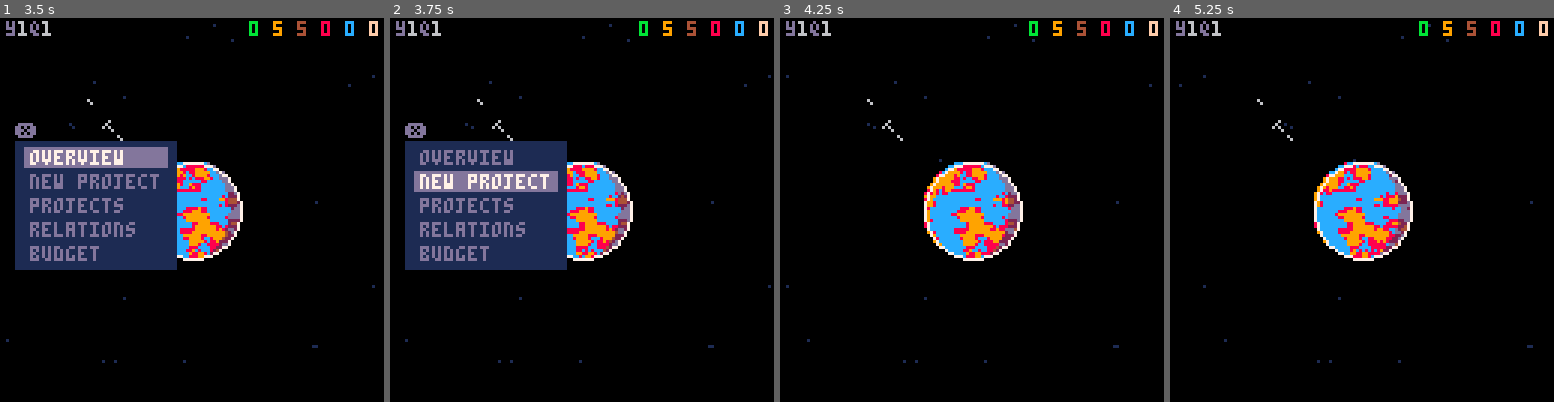
Above: before the commit, frames 1-4 (left to right).
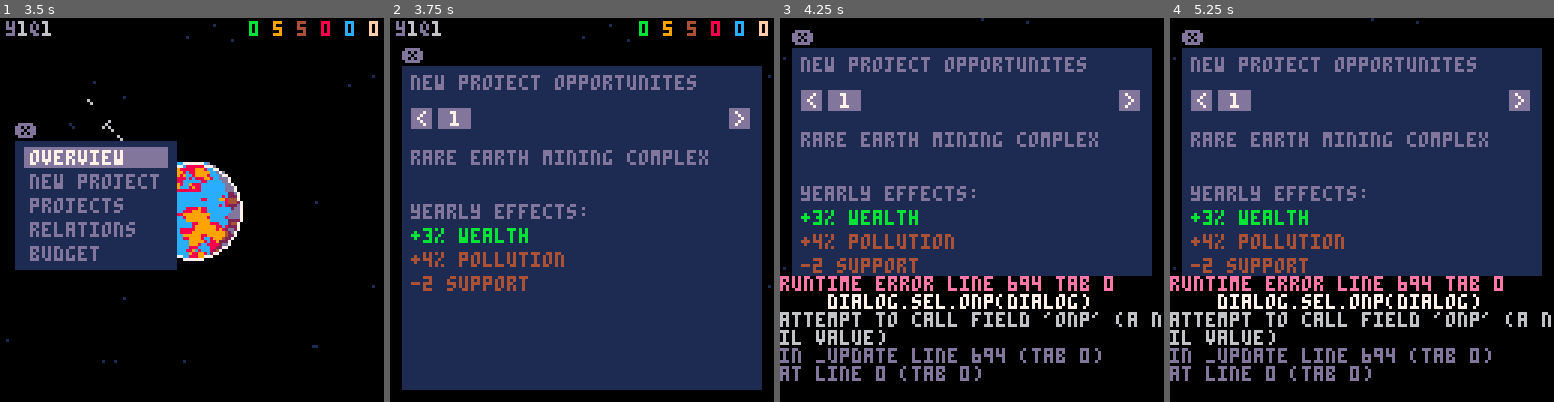
Above: after the commit, the same moments.

Repository: ironchestgames/pico-8-carts
Game: PICO-8 cartridge planetgov.p8
The game is run twice, just before and just after one commit, with the same random seed, the same clock (stepped at 60 frames per second) and the same inputs.
Inputs:
- Up to frame 1 (3.5 s): tap X (X key) at 0.33, 1.07, 1.85, 2.97 s; tap O (Z key) at 0.7, 1.7, 2.1, 2.5, 2.9, 3.3 s; hold Right 1.6-2.1 s; hold Up 2.15-2.42 s; hold Right 2.47-3.03 s; hold Left from 3.08 s (still down)
- Up to frame 2 (3.75 s): release Left at 3.58 s; hold Down from 3.63 s (still down); tap O (Z key) at 3.7 s
- Up to frame 3 (4.25 s): release Down at 3.97 s; hold Right from 4.02 s (still down); tap X (X key) at 4.08 s; tap O (Z key) at 4.1 s
- Up to frame 4 (5.25 s): tap O (Z key) at 4.5, 4.9 s; release Right at 4.68 s; hold Up 4.73-5.03 s; hold Left from 5.08 s (still down); tap X (X key) at 5.2 s

Frame 1 is identical in both runs. In frame 2, 71% of the frame differs, in the area x 3-97%, y 7-97%; in frame 3, 63%; in frame 4, 63%.
Error after the commit: runtime error line 694 tab 0; dialog.sel.onp(dialog); attempt to call field 'onp' (a nil value)

Commit message:
planetgov - add projects and opportunities, projects dialog and new project dialog

Diff:
--- a/planetgov.p8
+++ b/planetgov.p8
@@ -206,6 +206,7 @@
  mapheight=discsize
  mapheight_h=mapheight/2
  mapheight_2=mapheight*2
+ mapx=64-mapheight_2/2
 
  tyear=mapheight_2/rotationspeed
 
@@ -370,6 +371,30 @@
  }
 }
 
+opportunites={
+ {
+  name='rare earth mining complex',
+  effects={
+   {t='wealth',v=0.03,text='^b+3% wealth'},
+   {t='pollution',v=0.04,text='^4+4% pollution'},
+   {t='sup_pollution',v=-2,text='^4-2 support'},
+  },
+ },
+}
+
+projects={
+ {
+  [1]=10, -- todo: add place hq dialog
+  [2]=10,
+  name='rare earth mining complex',
+  effects={
+   {t='wealth',v=0.03,text='^b+3% wealth'},
+   {t='pollution',v=0.04,text='^4+4% pollution'},
+   {t='sup_pollution',v=-2,text='^4-2 support'},
+  },
+ },
+}
+
 armadas={}
 
 shipsprites={
@@ -429,17 +454,63 @@
  rectfill(_xoff+19,_yoff,_xoff+20+16*_rightism,_yoff+4,12)
 end
 
+function draweffect(_e,_y)
+ printc(_e.text,4+3,_y)
+ -- local _prefix=sub(_o,1,3)
+ -- if _prefix != 'sup' then
+ --  drawbar(_xoff,_yoff,11,_o.v)
+ -- end
+end
+
+function drawmenu(_dialog)
+ for _i in all(_dialog.selitems) do
+   local _c=13
+   local _y=_dialog.r[4]-(#_dialog.selitems-_i[2]+1)*8+1
+   if _dialog.sel==_i then
+    rectfill(_dialog.r[1]+3,_y-1,_dialog.r[3]-3,_y+5,_c)
+    _c=7
+   end
+   print(_i[3],10+_i[1],_y,_c)
+
+
+   -- debug draw
+   -- pset(_i[2],_i[3],12)
+
+   -- local h=64
+   -- local _a=0.05
+   -- line(_i[2],_i[3],_i[2]+cos(_a)*h,_i[3]-sin(_a)*h,11)
+   -- _a=0.45
+   -- line(_i[2],_i[3],_i[2]+cos(_a)*h,_i[3]-sin(_a)*h,11)
+
+   -- _a=0.55
+   -- line(_i[2],_i[3],_i[2]+cos(_a)*h,_i[3]-sin(_a)*h,10)
+   -- _a=0.95
+   -- line(_i[2],_i[3],_i[2]+cos(_a)*h,_i[3]-sin(_a)*h,10)
+  end
+end
+
 dialogs={
  planet={
   name='planet',
   selitems={
    {0,1,'overview', onp=function() setdialog('overview') end},
-   {0,2,'new project', onp=function() debug('new project') end},
-   {0,3,'projects', onp=function() debug('projects') end},
+   {0,2,'new project', onp=function()
+    local _t={}
+    for _i=1,#opportunites do
+     add(_t,{_i,0})
+    end
+    dialogs['new project'].selitems=_t
+    setdialog('new project')
+   end},
+   {0,3,'projects', onp=function()
+    dialogs['projects'].selitems=projects
+    setdialog('projects')
+   end},
    {0,4,'relations', onp=function() debug('relations') end},
    {0,5,'budget', onp=function() debug('budget') end},
   },
   r={5,41,58,83},
+  draw=drawmenu,
  },
  overview={
   name='overview',
@@ -502,7 +573,7 @@
 
    _yoff+=5+3
    print('military',_x1off,_yoff,13)
-   -- draw military icons
+   -- todo: draw military icons
   end,
  },
  ambassador={
@@ -516,25 +587,97 @@
     end},
    {0,2,'refuse',onp=function() debug('refuse') end},
   },
+  r={4,22,123,118},
+  draw=function(_dialog)
+   local _yoff=3+_dialog.r[2]
+   print(_dialog.obj.text,4+3,_yoff,13)
+
+   _yoff+=23+7
+   for _i=1,#_dialog.obj.effects do
+    local _e=_dialog.obj.effects[_i]
+    draweffect(_e,_yoff)
+    _yoff+=5+3
+   end
+
+   drawmenu(_dialog)
+  end,
+ },
+ ['new project']={
+  name='new project',
+  -- note: selitems in menu onp
   r={4,16,123,123},
   draw=function(_dialog)
    local _yoff=3+_dialog.r[2]
-   print(_dialog.obj.text,4+3,_yoff,13)
-
-   _yoff+=23+7
-   for _i=1,#_dialog.obj.effects do
-    local _e=_dialog.obj.effects[_i]
-    printc(_e.text,4+3,_yoff)
-    -- local _prefix=sub(_e,1,3)
-    -- if _prefix != 'sup' then
-    --  drawbar(_xoff,_yoff,11,_e.v)
-    -- end
+   print('new project opportunites',4+3,_yoff,13)
+
+   _yoff+=11
+   spr(240,7,_yoff)
+   spr(241,113,_yoff)
+
+   local _xoff=20
+   _yoff+=1
+   for _i=1,#opportunites do
+    local _x=_xoff+(_i-1)*12
+    print(_i,_x,_yoff,13)
+    if _dialog.sel[1] == _i then
+     rectfill(_x-4,_yoff-1,_x+6,_yoff+5,13)
+     print(_i,_x,_yoff,7)
+    end
+   end
+
+   _yoff+=5+8
+   local _o=opportunites[_dialog.sel[1]]
+   print(_o.name,4+3,_yoff,13)
+
+   _yoff+=18
+   print('yearly effects:',4+3,_yoff,13)
+
+   _yoff+=5+3
+   for _i=1,#_o.effects do
+    local _e=_o.effects[_i]
+    draweffect(_e,_yoff)
+    -- todo: draw extremism
 
     _yoff+=5+3
    end
 
   end,
- }
+ },
+ projects={
+  name='projects',
+  r={4,16,123,126},
+  draw=function(_dialog)
+   local _yoff=3+_dialog.r[2]
+   print('implemented projects',25,_yoff,13)
+
+   _yoff+=3+5+1
+   rect(mapx-1,_yoff-1,mapx+mapheight_2,mapheight+_yoff,0)
+   sspr(0,0,mapheight_2,mapheight,mapx,_yoff)
+
+   for _p in all(_dialog.selitems) do
+    pset(mapx+_p[1],_yoff+_p[2],5)
+   end
+
+   pset(mapx+_dialog.sel[1],_yoff-1,7)
+   pset(mapx-1,_yoff+_dialog.sel[2],7)
+   if t % 8 > 4 then
+    pset(mapx+_dialog.sel[1],_yoff+_dialog.sel[2],7)
+   end
+
+   _yoff+=mapheight+4
+   print(_dialog.sel.name,4+3,_yoff,13)
+
+   _yoff+=19
+   for _i=1,#_dialog.sel.effects do
+    local _e=_dialog.sel.effects[_i]
+    draweffect(_e,_yoff)
+    -- todo: draw extremism
+
+    _yoff+=5+3
+   end
+
+  end,
+ },
 }
 
 dialog=nil
@@ -625,7 +768,7 @@
     add(selitems,_e)
    end
 
-   break -- only one event each quart
+   break -- note: only one event each quart
   end
  end
 
@@ -654,31 +797,6 @@
 
   if dialog.draw then
    dialog.draw(dialog)
-  end
-
-  for _i in all(dialog.selitems) do
-   local _c=13
-   local y=dialog.r[4]-(#dialog.selitems-_i[2]+1)*8+1
-   if dialog.sel==_i then
-    rectfill(dialog.r[1]+3,y-1,dialog.r[3]-3,y+5,_c)
-    _c=7
-   end
-   print(_i[3],10+_i[1],y,_c)
-
-
-   -- debug draw
-   -- pset(_i[2],_i[3],12)
-
-   -- local h=64
-   -- local _a=0.05
-   -- line(_i[2],_i[3],_i[2]+cos(_a)*h,_i[3]-sin(_a)*h,11)
-   -- _a=0.45
-   -- line(_i[2],_i[3],_i[2]+cos(_a)*h,_i[3]-sin(_a)*h,11)
-
-   -- _a=0.55
-   -- line(_i[2],_i[3],_i[2]+cos(_a)*h,_i[3]-sin(_a)*h,10)
-   -- _a=0.95
-   -- line(_i[2],_i[3],_i[2]+cos(_a)*h,_i[3]-sin(_a)*h,10)
   end
  end
 
@@ -863,11 +981,11 @@
 00000000000000000000000000000000000000000000000000000000000000000000000000000000000000000000000000000000000000000000000000000000
 00000000000000000000000000000000000000000000000000000000000000000000000000000000000000000000000000000000000000000000000000000000
 00000000000000000000000000000000000000000000000000000000000000000000000000000000000000000000000000000000000000000000000000000000
-00000000000000000000000000000000000000000000000000000000000000000000000000000000000000000000000000000000000000000000000000000000
-00000000000000000000000000000000000000000000000000000000000000000000000000000000000000000000000000000000000000000000000000000000
-00000000000000000000000000000000000000000000000000000000000000000000000000000000000000000000000000000000000000000000000000000000
-000000000000000000000000000000000000000000000000000000000000000000000000000000000000000000000fff00000000000000000000000000000000
-000000000000000000000000000000000000000000000000000000000000000000000000000000000000000000000fffffff00ff00ff00f000f0000000000000
-000000000000000000000000000000000000000000000000000000000000000000000000000000000000000000000fffffffffffffff0f0fff0f0fff0f000000
-0000000000000000000000000000000000000000000000000000000000000000000000000000000000000000000000fff00fff0ff000f00ff000f0fff0fffff0
+ddddddd0ddddddd00000000000000000000000000000000000000000000000000000000000000000000000000000000000000000000000000000000000000000
+dddd7dd0dd7dddd00000000000000000000000000000000000000000000000000000000000000000000000000000000000000000000000000000000000000000
+ddd7ddd0ddd7ddd00000000000000000000000000000000000000000000000000000000000000000000000000000000000000000000000000000000000000000
+dd7dddd0dddd7dd000000000000000000000000000000000000000000000000000000000000000000000000000000fff00000000000000000000000000000000
+ddd7ddd0ddd7ddd000000000000000000000000000000000000000000000000000000000000000000000000000000fffffff00ff00ff00f000f0000000000000
+dddd7dd0dd7dddd000000000000000000000000000000000000000000000000000000000000000000000000000000fffffffffffffff0f0fff0f0fff0f000000
+ddddddd0ddddddd0000000000000000000000000000000000000000000000000000000000000000000000000000000fff00fff0ff000f00ff000f0fff0fffff0
 0000000000000000000000000000000000000000000000000000000000000000000000000000000000000000000000ff000ff00f000f000f000f000f00f0f00f
